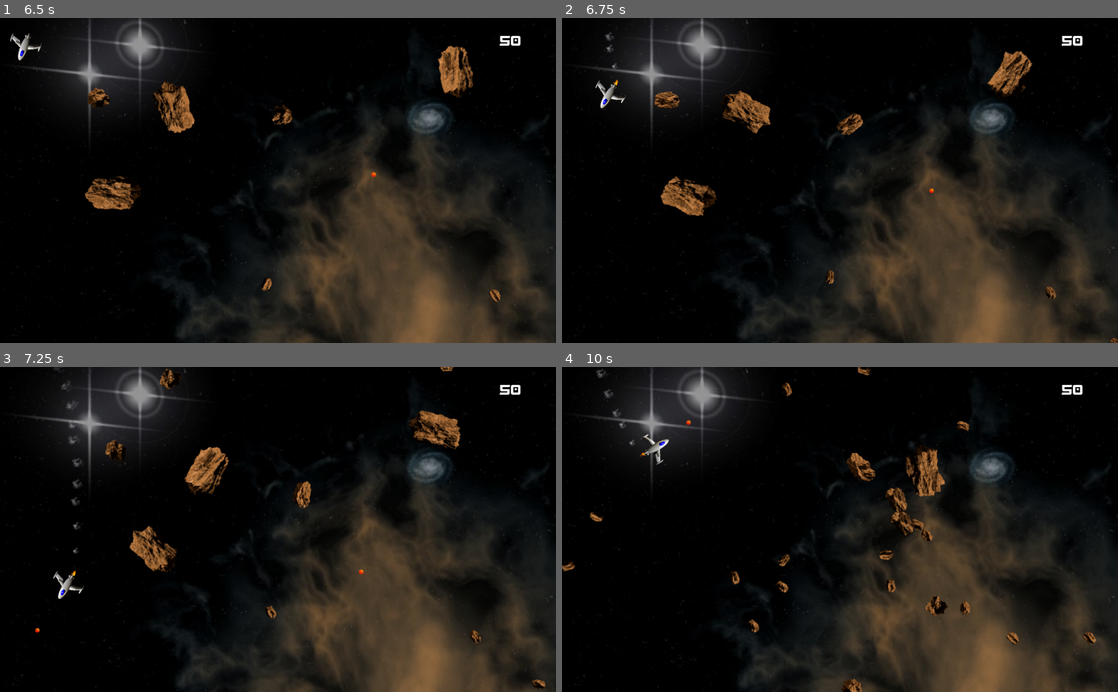
Above: before the commit, frames 1-4 (two rows, left to right).
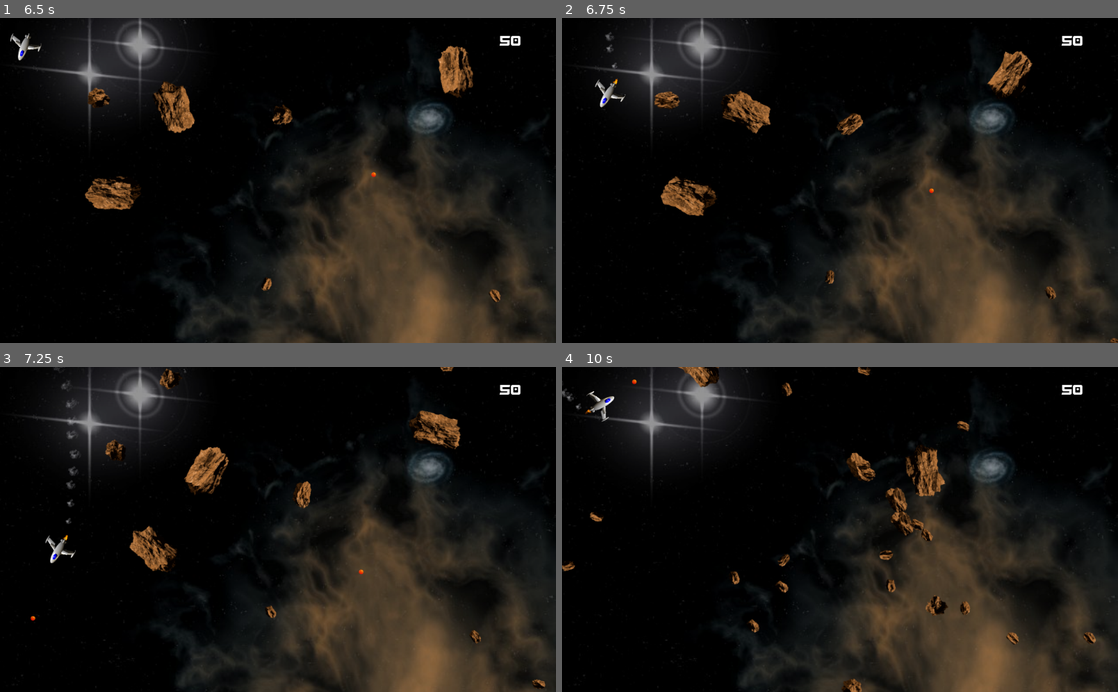
Above: after the commit, the same moments.

Repository: odahoda/asteroids
Game: Godot game, scene res://level.tscn
Same seed, same stepped clock (60 frames per second), same inputs: the game is played once before the commit and once after it. The project has no main scene, so this scene is started directly.
Inputs:
- Up to frame 1 (6.5 s): tap Enter (ui_accept) at 0.5, 0.77, 1.52, 3.02, 3.77, 4.52, 6.02 s; hold Right (ui_right) 0.53-1.28 s; hold Left (ui_left) 1.28-2.03 s; hold Right (ui_right) 2.03-2.78 s; hold Up (ui_up) 2.78-3.53 s; hold Left (ui_left) 3.53-5.78 s; hold Right (ui_right) from 5.78 s (still down)
- Up to frame 2 (6.75 s): release Right (ui_right) at 6.53 s; hold Up (ui_up) from 6.53 s (still down)
- Up to frame 3 (7.25 s): keep holding Up (ui_up); tap Enter (ui_accept) at 6.77 s
- Up to frame 4 (10 s): release Up (ui_up) at 7.28 s; hold Right (ui_right) 7.28-8.03 s; tap Enter (ui_accept) at 7.52, 9.02, 9.77 s; hold Left (ui_left) 8.03-9.53 s; hold Up (ui_up) from 9.53 s (still down)

Frame 1 is identical in both runs. In frame 2, 0.1% of the frame differs, in the area x 5-12%, y 13-28%; in frame 3, 0.6%; in frame 4, 0.8%, in the area x 0-29%, y 0-31%.

Commit message:
Limit to max velocity.

Diff:
--- a/player.gd
+++ b/player.gd
@@ -3,6 +3,7 @@
 
 const ROT_SPEED = 200
 const ACCEL = 500
+const MAX_VELOCITY = 400
 
 var velocity = Vector2(0, 0)
 var shield_counter = 2
@@ -24,6 +25,7 @@
 		rotation_degrees -= ROT_SPEED * delta
 	if Input.is_action_pressed("ui_up"):
 		velocity += Vector2(0, -ACCEL * delta).rotated(rotation)
+		velocity = min(velocity.length(), MAX_VELOCITY) * velocity.normalized()
 		$thruster.visible = true
 		$thruster_smoke.emitting = true
 	else:
Not shown, changed: README.org
